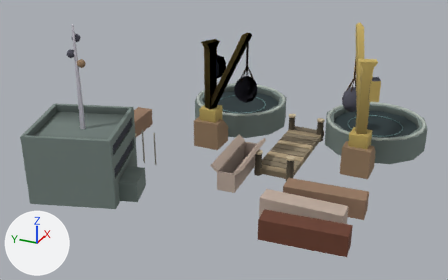
The glTF model packages/client/public/models/fishing-detailed.glb: old version first, new version second.
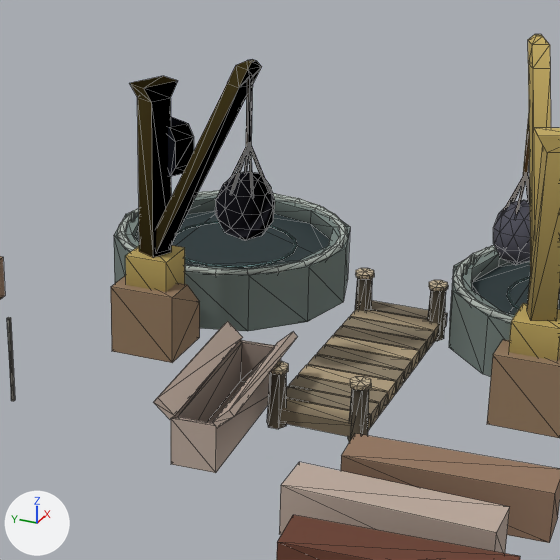
Each version is shown whole from a 50 mm lens placed at (-2.392, -0.858, 1.22), pointed at (-0.225, 0.117, 0.137), then close up on the part from 34% to 82% of the width and 3% to 81% of the height. Lighting does not change. The marker at lower left points along +X, +Y and +Z. The last two pictures show the newer version. The close-ups show mesh edges as thin lines. Vertices at exactly the same position are counted once.
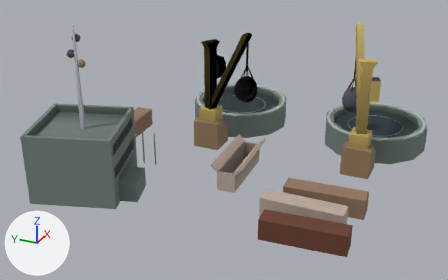
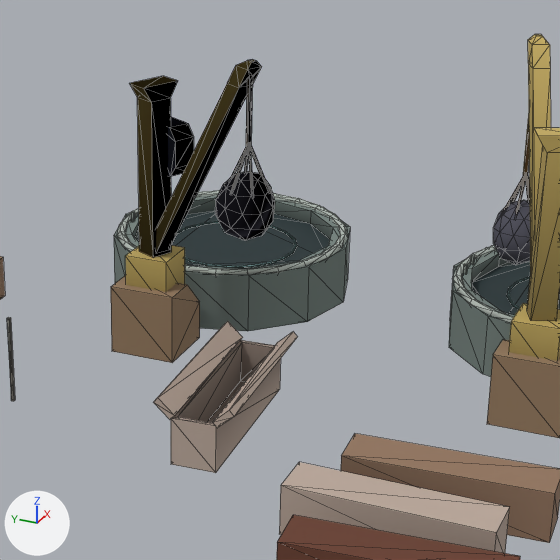
The change in detail:
me_mesh_0 is used by ob_mesh_0; location (0.0, 0.0, 0.0).
me_mesh_0 had 1906 vertices, 3492 faces and spanned x -0.789..0.566, y -0.639..0.791, z -0.008..0.66.
me_mesh_0 now has 1690 vertices, 3136 faces and spans x -0.789..0.566, y -0.639..0.791, z -0.008..0.66.
me_mesh_0 part 1: 19 loose pieces with 216 vertices, spanning x -0.218..0.28, y -0.188..-0.012, z -0.005..0.102, are deleted.
me_mesh_0 part 2: 18 kept faces spanning x -0.408..0.333, y -0.289..0.079, z -0.008..0.118 get new vertex colours.

Where the change shows, as pixel boxes [x1, y1, x2, y2] in the close-ups (560 x 560 px):
part 1 of me_mesh_0, deleted (brown): before [267, 268, 448, 442]
part 2 of me_mesh_0, edited (looks the same): [216, 268, 482, 472] in both
